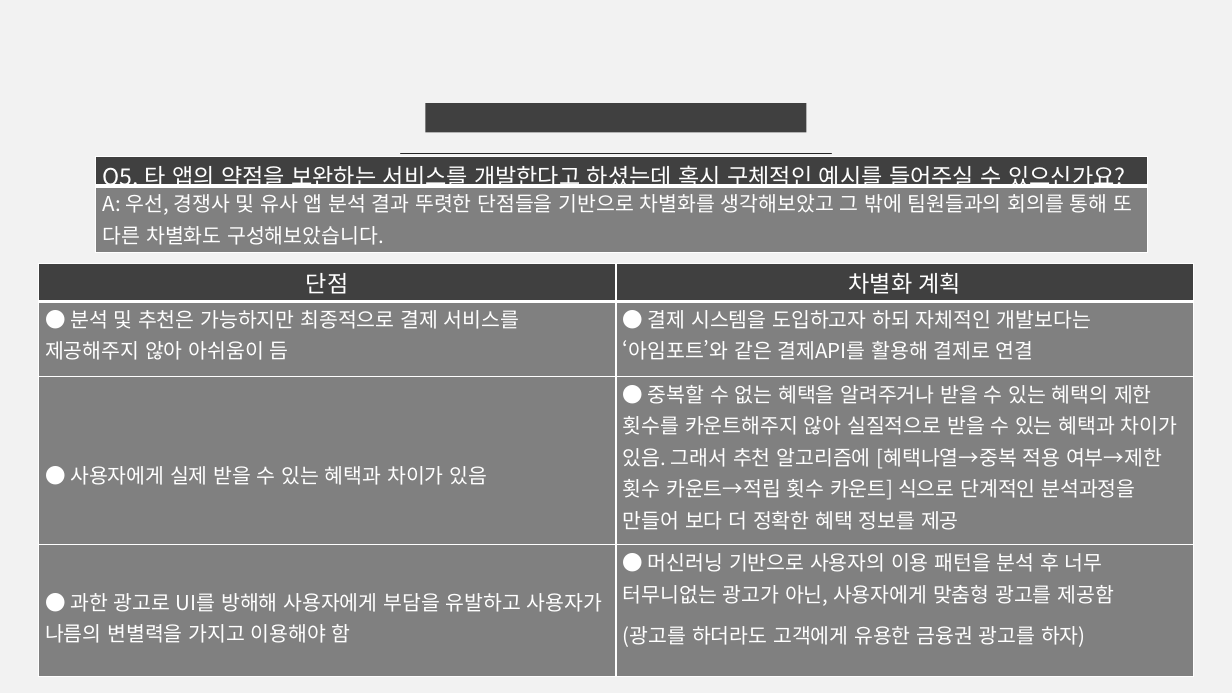
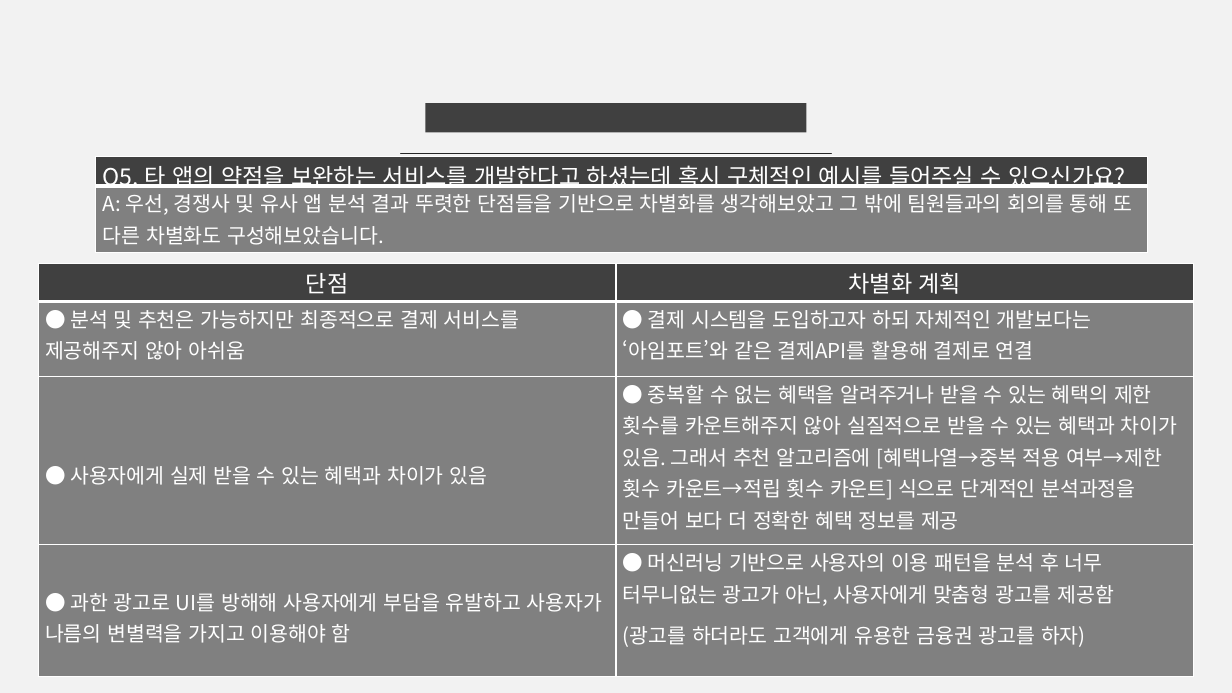
Before and after one commit to snr1229/Content_designing_Presentations, a slide deck: slide 14 of 사업계획서/Week7/EWon_강은영_SWOT_v1.2.pptx. Drawn at 1232x693 pixels with LibreOffice and Linux fonts; fonts in the diff are those of the drawing. Boxes give left, top, right and bottom in pixels: in the first picture for what was removed or moved away, otherwise in the second. Text is boxed around its words. In the diff, an @@ line names an element or a change of style, - is before the commit and + after.

```diff
--- a/사업계획서/Week7/EWon_강은영_SWOT_v1.2.pptx
+++ b/사업계획서/Week7/EWon_강은영_SWOT_v1.2.pptx
@@ table at bbox=[38, 263, 1193, 674] @@
-row 2, column 1: ● 분석 및 추천은 가능하지만 최종적으로 결제 서비스를 제공해주지 않아 아쉬움이 듬
+row 2, column 1: ● 분석 및 추천은 가능하지만 최종적으로 결제 서비스를 제공해주지 않아 아쉬움
```
Also in this commit, not shown: 9 other slides changed, 5 other files.
